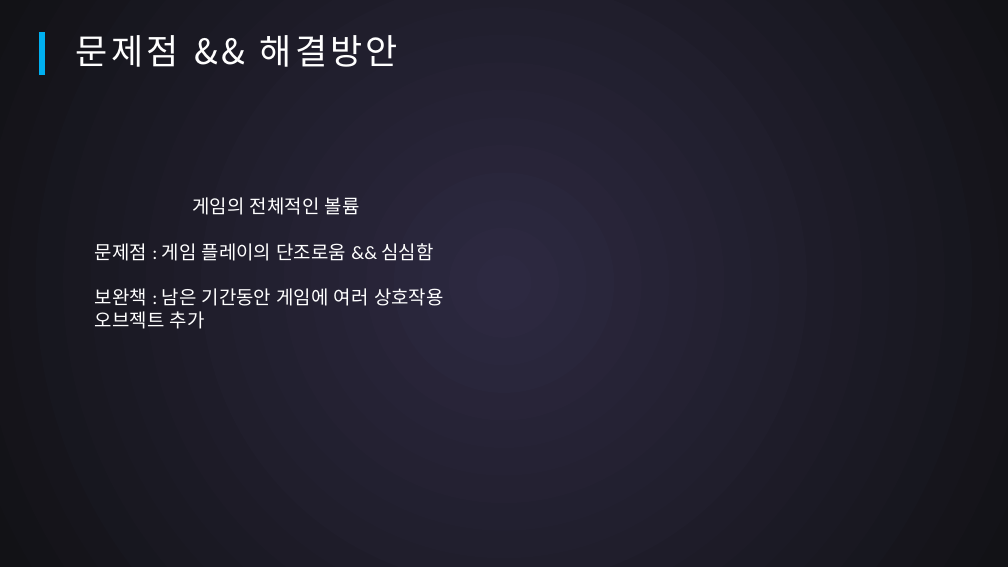
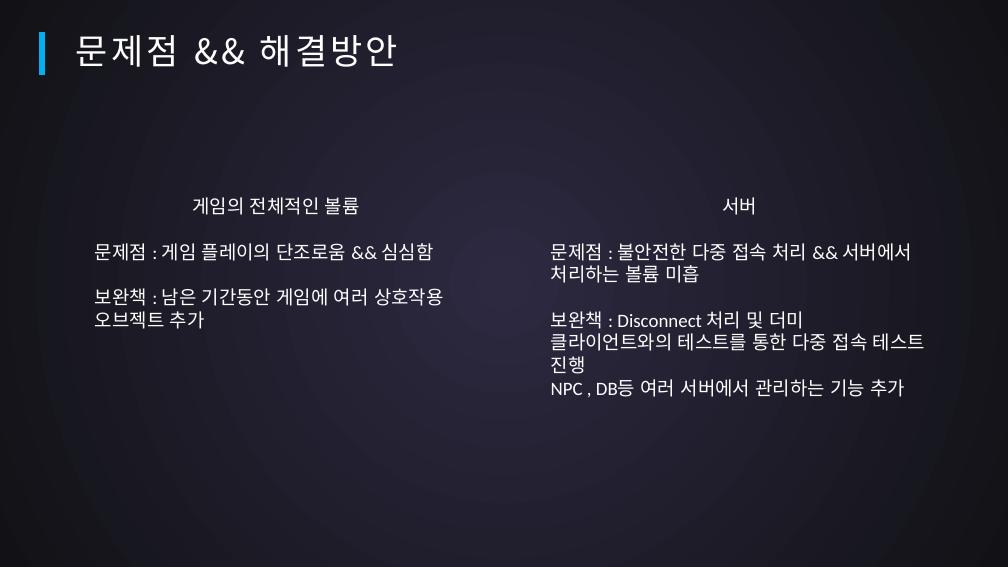
Before and after one commit to SuperTaeJun/GraduationWork, a slide deck: slide 14 of 작업일지 && 졸작자료/중간평가.pptx. Drawn at 1008x567 pixels with LibreOffice and Linux fonts; fonts in the diff are those of the drawing. Boxes give left, top, right and bottom in pixels: in the first picture for what was removed or moved away, otherwise in the second. Text is boxed around its words. In the diff, an @@ line names an element or a change of style, - is before the commit and + after.

Commit message:
PPT 업로드

```diff
--- a/작업일지 && 졸작자료/중간평가.pptx
+++ b/작업일지 && 졸작자료/중간평가.pptx
@@ text added at (551, 197, 925, 397), 18 pt, text #FFFFFF @@
+서버
+문제점 : 불안전한 다중 접속 처리 && 서버에서 처리하는 볼륨 미흡
+보완책 : Disconnect 처리 및 더미 클라이언트와의 테스트를 통한 다중 접속 테스트 진행
+NPC , DB등 여러 서버에서 관리하는 기능 추가
```
Also in this commit, not shown: 5 other files.
